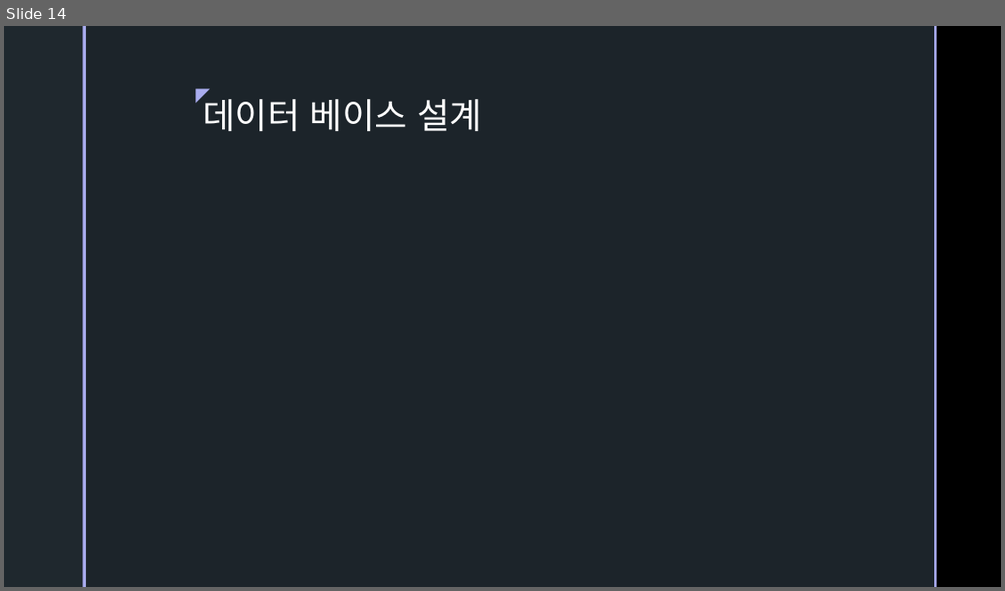
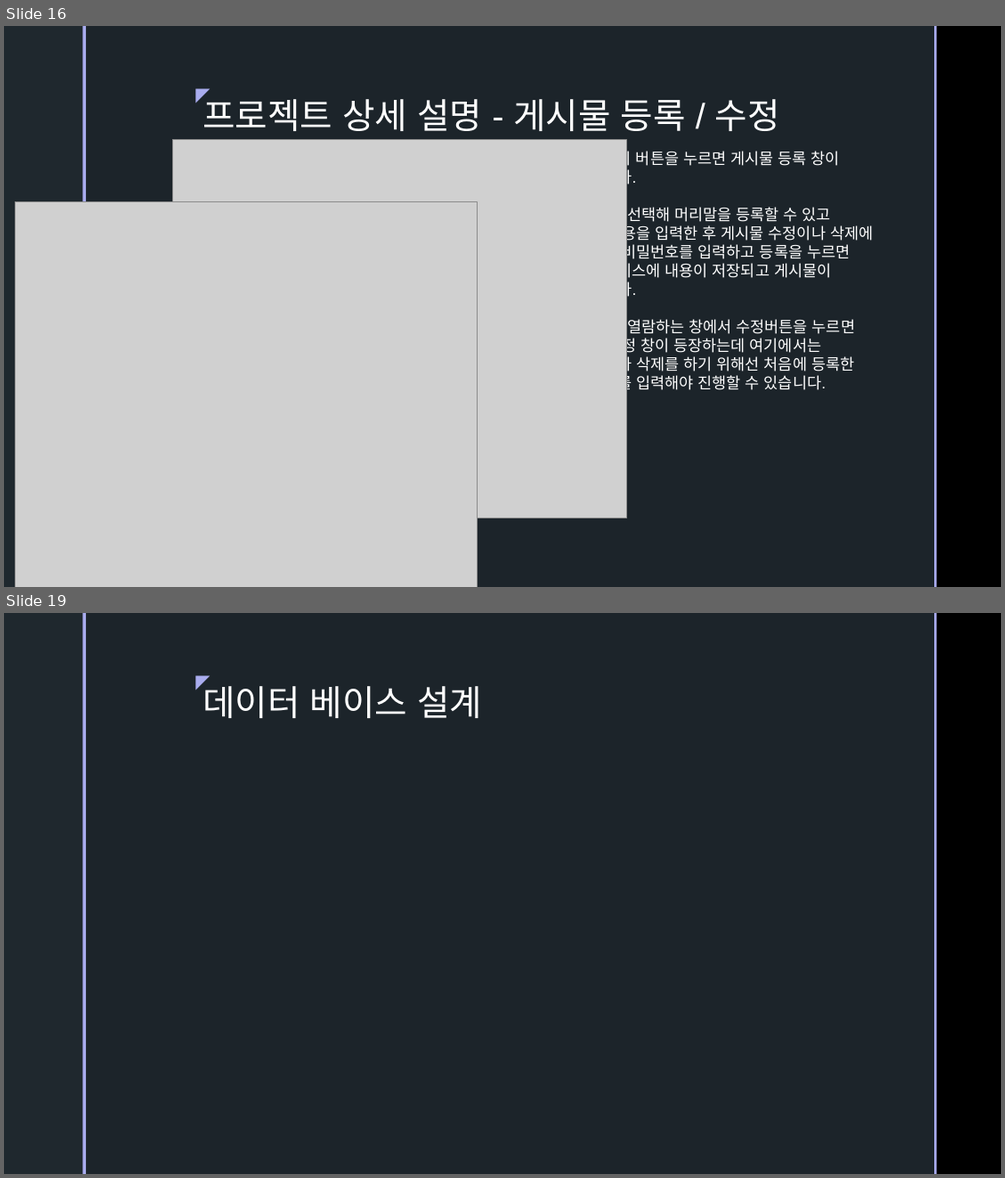
Before and after one commit to ColossusCMS/Team-Project, a slide deck: 보고서 폴더/제출용.pptx. Shown one above the other, each under a label of ours: slide 14 before the commit, slides 16 and 19 after it; the slides between them are not shown. The pictures are 1005x591 and 1005x1178 pixels, drawn with LibreOffice and Linux fonts; fonts in the diff are those of the drawing; grey boxes stand for pictures; background and template pictures are left out. Boxes give left, top, right and bottom in pixels: in the first picture for what was removed or moved away, otherwise in the second. Text is boxed around its words. In the diff, an @@ line names an element or a change of style, - is before the commit and + after.

Commit message:
ui설계 추가, ppt작성, 설계psd파일 수정
ppt에 추가할 ui 설계 이미지 작성,
제출용 ppt 내용 추가 및 수정,
설계용 psd 내용 보강 및 수정

```diff
--- a/보고서 폴더/제출용.pptx
+++ b/보고서 폴더/제출용.pptx
@@ slide 16 added at (4,26,1001,587), background picture (left out); not listed: 5 template elements that a slide beside it also shows @@
@@ title added at (202,93,780,131), 34 pt, text #FFFFFF @@
+프로젝트 상세 설명 - 게시물 등록 / 수정
@@ picture added at (173,140,627,518) @@
@@ text added at (560,148,873,393), 15 pt, text #FFFFFF @@
+– 새 글 쓰기 버튼을 누르면 게시물 등록 창이 등장합니다.
+– 게시판을 선택해 머리말을 등록할 수 있고 제목과 내용을 입력한 후 게시물 수정이나 삭제에 사용되는 비밀번호를 입력하고 등록을 누르면 데이터베이스에 내용이 저장되고 게시물이 등록됩니다.
+– 게시물을 열람하는 창에서 수정버튼을 누르면 게시물 수정 창이 등장하는데 여기에서는 수정하거나 삭제를 하기 위해선 처음에 등록한 비밀번호를 입력해야 진행할 수 있습니다.
@@ picture added at (16,201,477,587) @@
@@ what was slide 14 is now slide 19 @@
```
Also in this commit, not shown: 6 slides changed, 4 other slides added, 19 other files.
